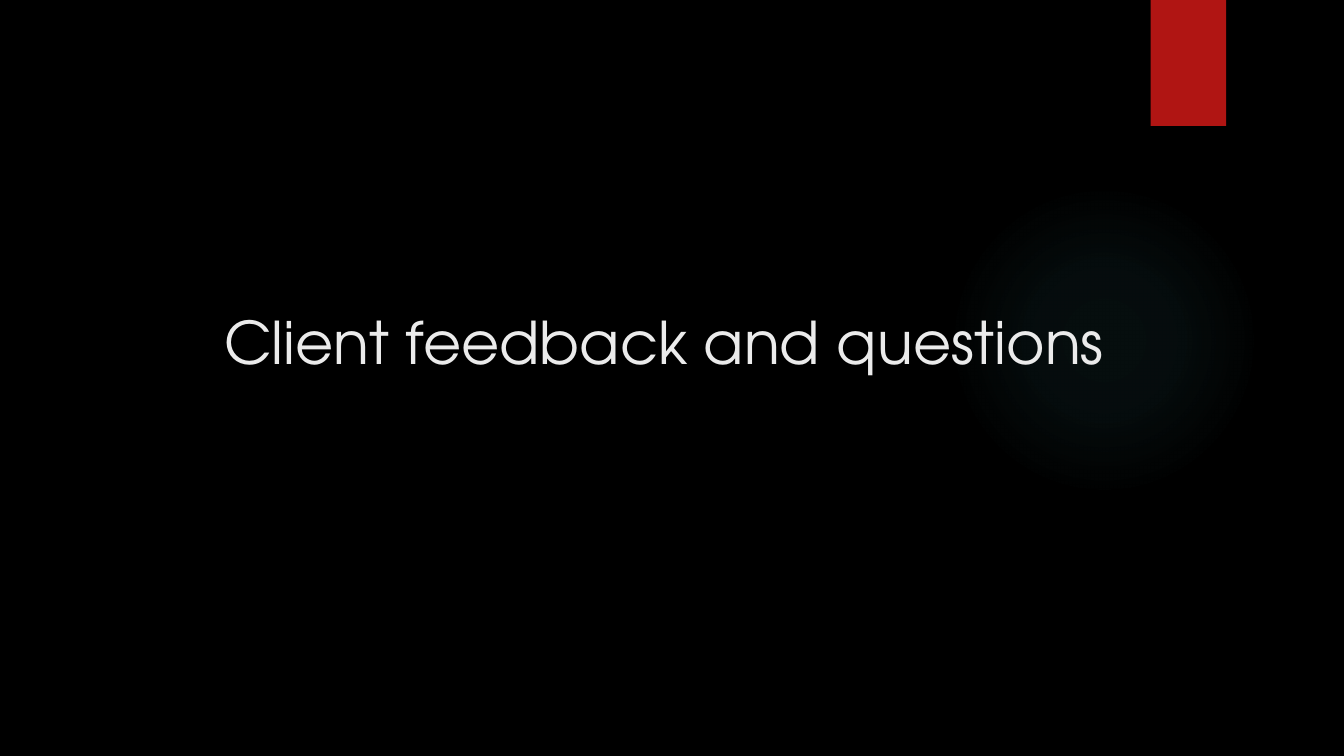
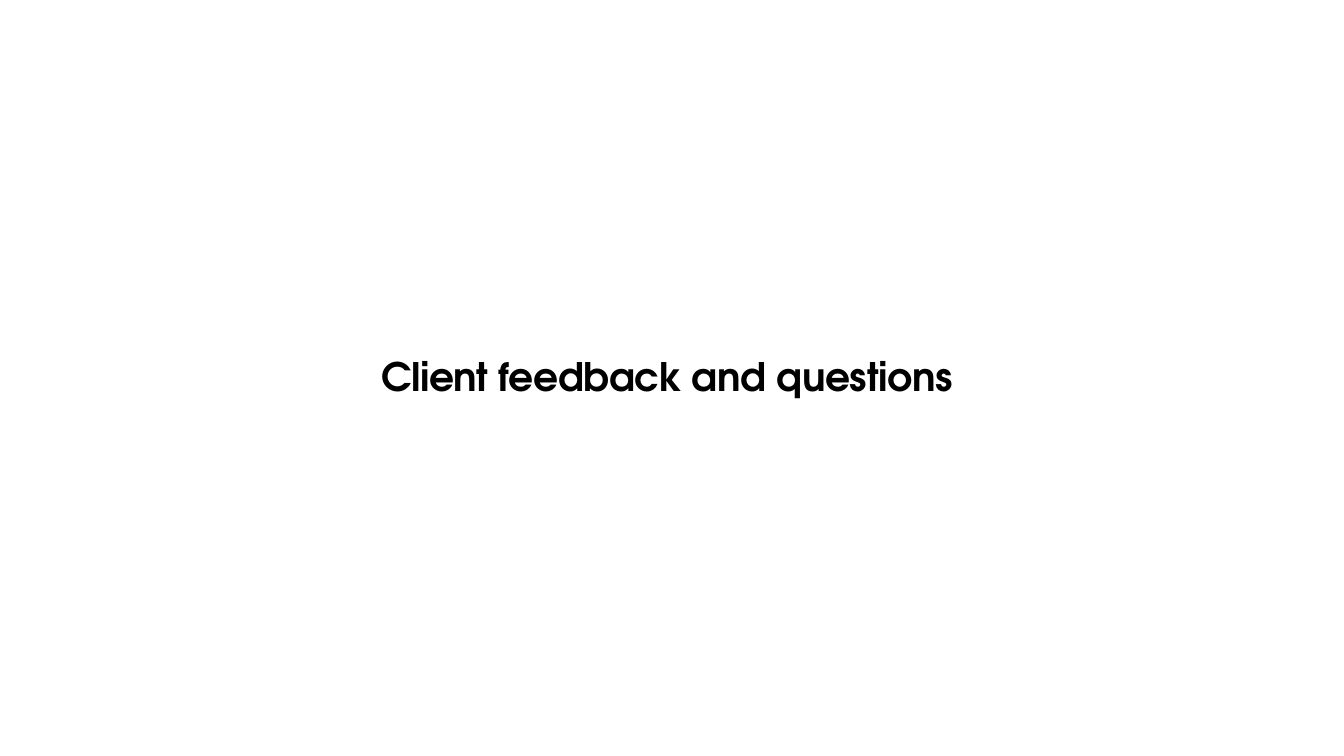
Before and after one commit to DavidSushames/BHB-Capstone, a slide deck: slide 11 of Academic Documents/Powerpoint wkg/Mid project Update - Dave v1.1 14-09.pptx. Drawn at 1344x756 pixels with LibreOffice and Linux fonts; fonts in the diff are those of the drawing; background and template pictures are left out. Boxes give left, top, right and bottom in pixels: in the first picture for what was removed or moved away, otherwise in the second. Text is boxed around its words. In the diff, an @@ line names an element or a change of style, - is before the commit and + after.

```diff
--- a/Academic Documents/Powerpoint wkg/Mid project Update - Dave v1.1 14-09.pptx
+++ b/Academic Documents/Powerpoint wkg/Mid project Update - Dave v1.1 14-09.pptx
@@ background picture (left out) to #FFFFFF @@
@@ rectangle removed at box(1150, 0, 1226, 126) @@
@@ ellipse removed at box(949, 185, 1259, 495) @@
@@ title "Client feedback and questions": place and size @@
-title "Client feedback and questions" at box(224, 319, 1104, 376)
+title "Client feedback and questions" at box(381, 361, 952, 399)
@@ title "Client feedback and questions" at box(381, 361, 952, 399): size 42 to 28 pt, text colour #EBEBEB to #000000, letter spacing 0 to -0.3 pt, bold on; line spacing 1 to 0.95; vertical alignment top to bottom @@
```
Also in this commit, not shown: 10 other slides changed, 5 other files.
